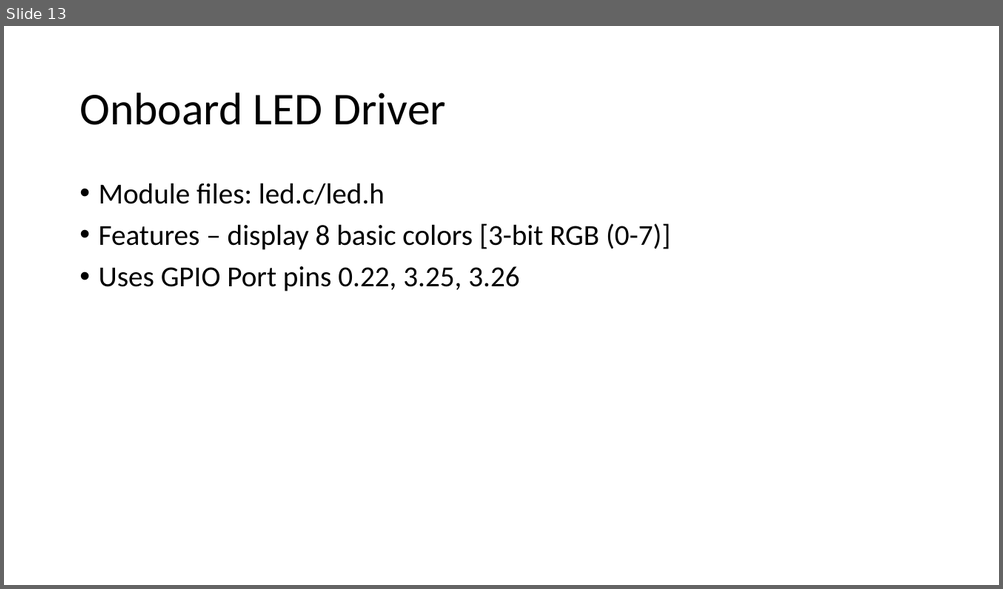
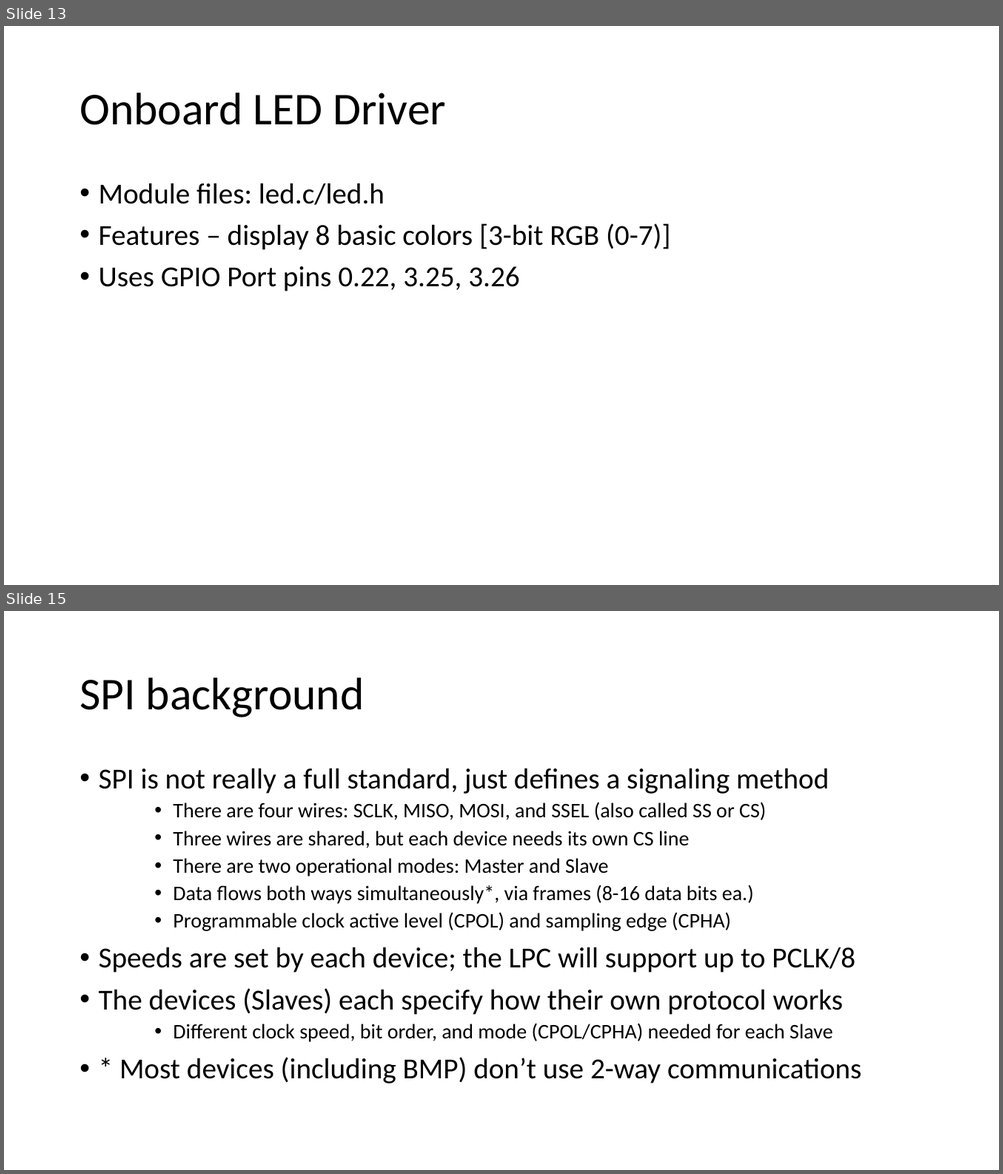
Before and after one commit to EmbeddedSystemClass/FinalProject5381, a slide deck: Final Project 5381.pptx. Shown one above the other, each under a label of ours: slide 13 before the commit, slides 13 and 15 after it; the slides between them are not shown. The pictures are 1003x589 and 1003x1174 pixels, drawn with LibreOffice and Linux fonts; fonts in the diff are those of the drawing. Boxes give left, top, right and bottom in pixels: in the first picture for what was removed or moved away, otherwise in the second. Text is boxed around its words. In the diff, an @@ line names an element or a change of style, - is before the commit and + after.

```diff
--- a/Final Project 5381.pptx
+++ b/Final Project 5381.pptx
@@ slide 15 added at (4, 611, 999, 1170), background #FFFFFF @@
@@ title added at (79, 678, 364, 718), 44 pt, text #000000 @@
+SPI background
@@ text added at (99, 768, 861, 1084), 20 pt, text #000000 @@
+• SPI is not really a full standard, just defines a signaling method
+    • There are four wires: SCLK, MISO, MOSI, and SSEL (also called SS or CS)
+    • Three wires are shared, but each device needs its own CS line
+    • There are two operational modes: Master and Slave
+    • Data flows both ways simultaneously*, via frames (8-16 data bits ea.)
+    • Programmable clock active level (CPOL) and sampling edge (CPHA)
+• Speeds are set by each device; the LPC will support up to PCLK/8
+• The devices (Slaves) each specify how their own protocol works
+    • Different clock speed, bit order, and mode (CPOL/CPHA) needed for each Slave
+• * Most devices (including BMP) don’t use 2-way communications
```
Also in this commit, not shown: 1 slide changed, 6 other slides added.
